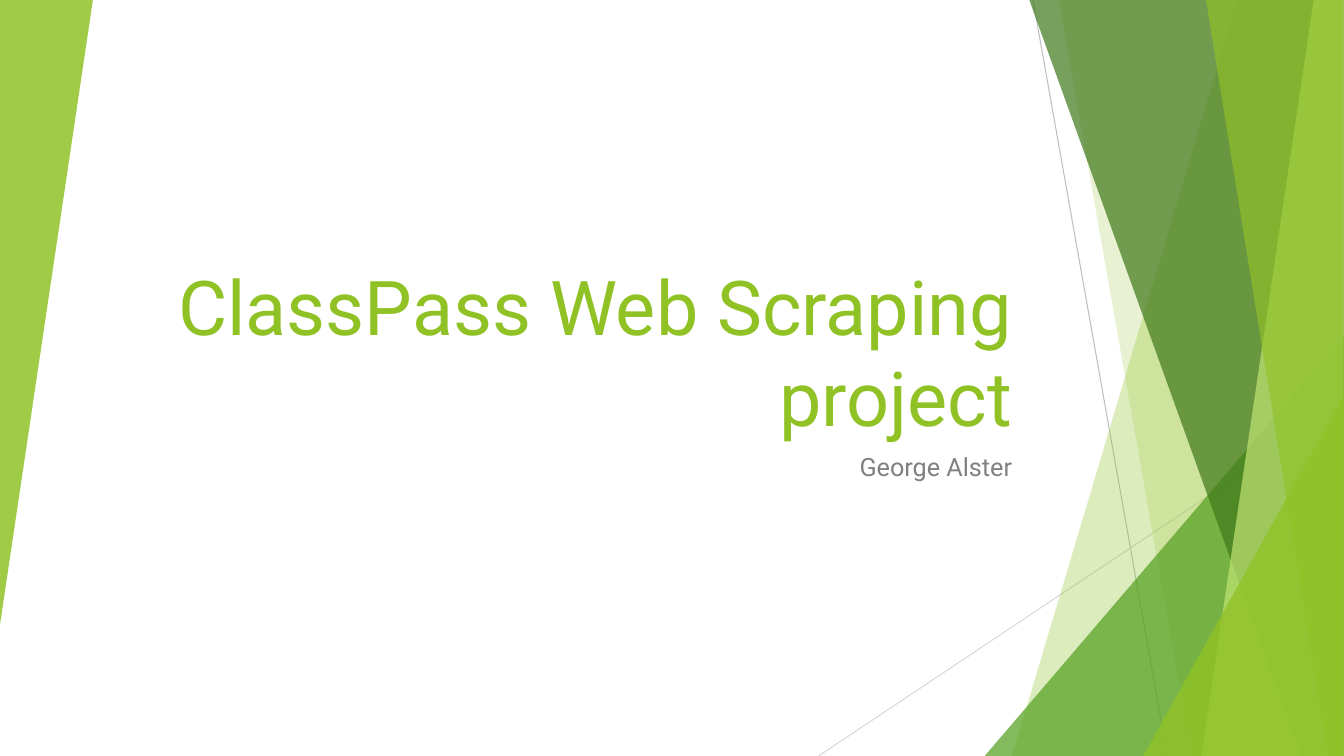
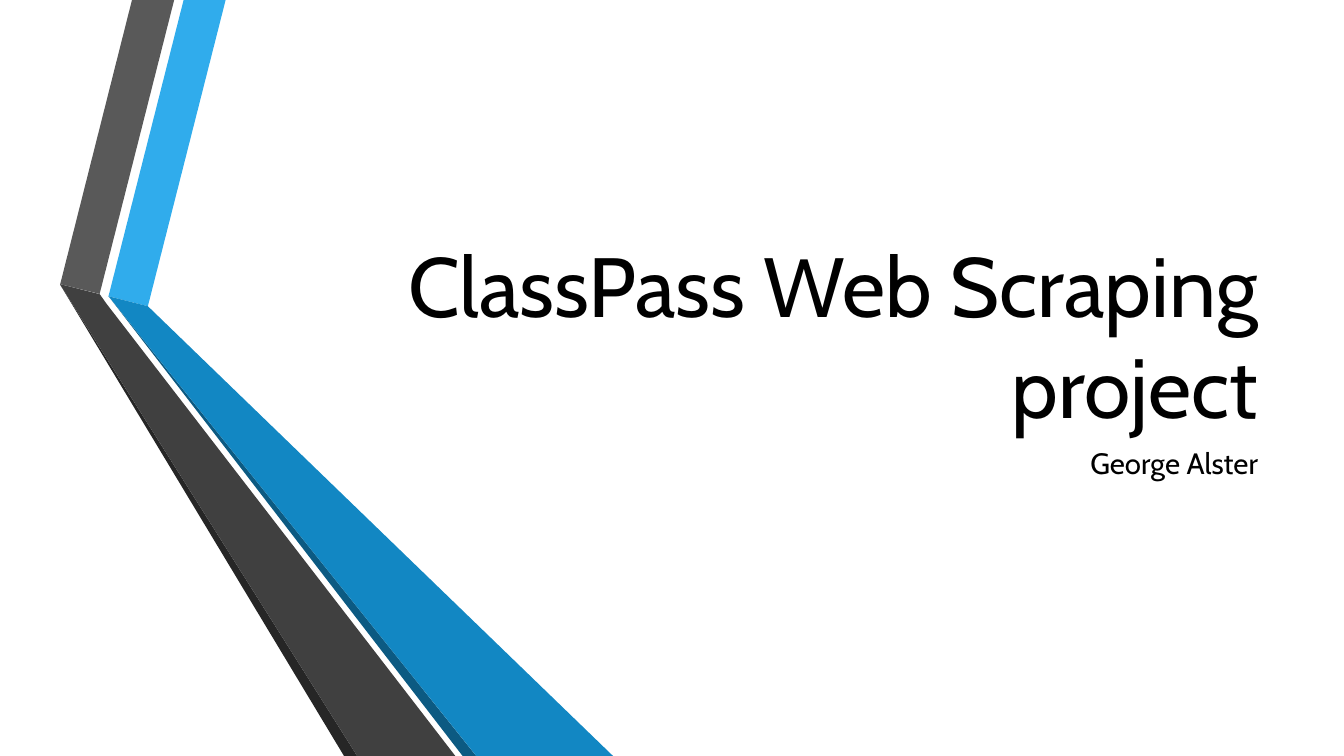
Before and after one commit to Alster96/Scraping_ClassPass, a slide deck: slide 1 of Final presentation.pptx. Drawn at 1344x756 pixels with LibreOffice and Linux fonts; fonts in the diff are those of the drawing; background and template pictures are left out. Boxes give left, top, right and bottom in pixels: in the first picture for what was removed or moved away, otherwise in the second. Text is boxed around its words. In the diff, an @@ line names an element or a change of style, - is before the commit and + after.

```diff
--- a/Final presentation.pptx
+++ b/Final presentation.pptx
@@ group removed at (0, 0, 1344, 756): 5 freeform shapes, 3 triangles, 2 lines @@
@@ title "ClassPass Web Scraping project": place and size @@
-title "ClassPass Web Scraping project" at (178, 278, 1012, 442)
+title "ClassPass Web Scraping project" at (408, 254, 1258, 437)
@@ title "ClassPass Web Scraping project" at (408, 254, 1258, 437): size 54 to 60 pt, font Roboto to Cabin, text colour #90C226 to #000000 @@
@@ group added at (60, 0, 614, 756): 6 freeform shapes @@
@@ subtitle "George Alster": place and size @@
-subtitle "George Alster" at (860, 457, 1012, 481)
+subtitle "George Alster" at (1090, 452, 1258, 482)
@@ subtitle "George Alster" at (1090, 452, 1258, 482): size 18 to 21 pt, font Roboto to Cabin, text colour #808080 to #000000 @@
```
Also in this commit, not shown: 1 other slide changed, 7 slides added, 1 other file.
